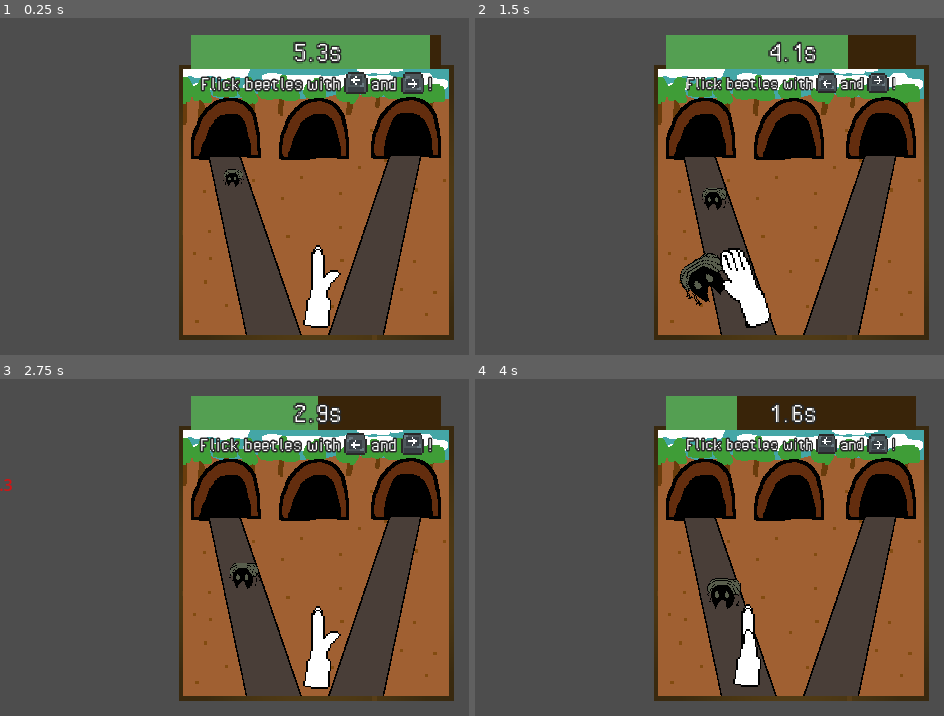
Above: before the commit, frames 1-4 (two rows, left to right).
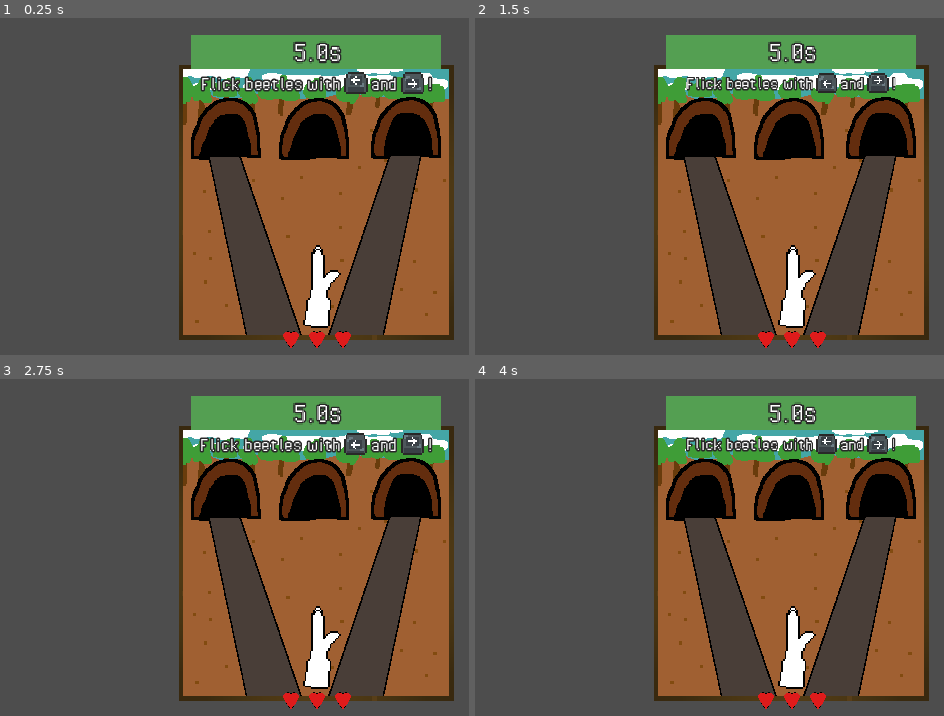
Above: after the commit, the same moments.

Repository: greeeegartur/cgvr-thesis
Game: Godot game, scene res://Scenes/Minigames/Beetle Rush/BeetleRush.tscn
Two runs of this game, one before a commit and one after it. Both use one fixed random seed, a clock stepped at 60 frames per second and the inputs below. This scene is started directly instead of the project's main scene.
Inputs (mouse positions are in pixels of both pictures, inside the frame that each line leads up to):
- Up to frame 1 (0.25 s): no input
- Up to frame 2 (1.5 s): move the mouse to (934, 176) at 0.52 s; hold Right (ui_right) 0.53-1.28 s; hold Z (action) 0.53-1.28 s; move the mouse to (667, 213) at 1.27 s; hold Left (ui_left) from 1.28 s (still down); tap Z (action) at 1.35 s
- Up to frame 3 (2.75 s): move the mouse to (384, 476) at 2.02 s; release Left (ui_left) at 2.03 s; hold Right (ui_right) from 2.03 s (still down); hold Z (action) from 2.03 s (still down)
- Up to frame 4 (4 s): move the mouse to (761, 628) at 2.77 s; release Z (action) at 2.78 s; tap Z (action) at 2.85 s; move the mouse to (outside the picture) at 3.52 s; release Right (ui_right) at 3.53 s; hold Left (ui_left) from 3.53 s (still down); hold Z (action) from 3.53 s (still down)

The runs differ from the first frame. In frame 1, 0.8% of the frame differs, in the area x 47-95%, y 5-98%; in frame 2, 5.7%; in frame 3, 3.3%; in frame 4, 6.4%, in the area x 49-95%, y 5-98%.

Commit message:
Beetle Rush improvements
Added lose condition with health, fixed pacing and made small improvements with despawning beetles

Diff:
--- a/droidream/Scenes/Minigames/Beetle Rush/BeetleRush.tscn
+++ b/droidream/Scenes/Minigames/Beetle Rush/BeetleRush.tscn
@@ -11,6 +11,7 @@
 [ext_resource type="FontFile" uid="uid://b3ktskch5v4g4" path="res://Graphics/Fonts/PixelOperator.ttf" id="10_2x2e5"]
 [ext_resource type="Texture2D" uid="uid://bag5h7g375v1b" path="res://Scenes/Minigames/Beetle Rush/LEFT.png" id="10_7dn3n"]
 [ext_resource type="Texture2D" uid="uid://cf6ba2b82jfas" path="res://Scenes/Minigames/Beetle Rush/RIGHT.png" id="11_w632w"]
+[ext_resource type="Texture2D" uid="uid://drlquwpqjffsc" path="res://Graphics/Placeholders/Minigames/Beetle Rush/health.png" id="12_lm3u6"]
 
 [sub_resource type="Animation" id="Animation_utgyu"]
 length = 0.001
@@ -311,7 +312,7 @@
 rotation = -0.23561946
 
 [node name="Spawn" type="Marker2D" parent="VisualRoot/Lanes/LeftLane"]
-position = Vector2(-6, -162)
+position = Vector2(-7, -162)
 
 [node name="Control" type="Marker2D" parent="VisualRoot/Lanes/LeftLane"]
 
@@ -467,3 +468,25 @@
 &"": SubResource("AnimationLibrary_5bvr3")
 }
 autoplay = "press"
+
+[node name="HealthContainer" type="HBoxContainer" parent="VisualRoot/UI"]
+offset_left = -33.0
+offset_top = 130.0
+offset_right = 2.0
+offset_bottom = 139.0
+scale = Vector2(2, 2)
+
+[node name="1" type="TextureRect" parent="VisualRoot/UI/HealthContainer"]
+layout_mode = 2
+texture = ExtResource("12_lm3u6")
+expand_mode = 3
+
+[node name="2" type="TextureRect" parent="VisualRoot/UI/HealthContainer"]
+layout_mode = 2
+texture = ExtResource("12_lm3u6")
+expand_mode = 3
+
+[node name="3" type="TextureRect" parent="VisualRoot/UI/HealthContainer"]
+layout_mode = 2
+texture = ExtResource("12_lm3u6")
+expand_mode = 3
--- a/droidream/Scripts/Minigames/BeetleRush.gd
+++ b/droidream/Scripts/Minigames/BeetleRush.gd
@@ -19,6 +19,7 @@
 @onready var progress_bar := $VisualRoot/UI/ProgressBar
 @onready var timer_label := $VisualRoot/UI/ProgressBar/Timer
 @onready var hand_anim := $VisualRoot/PlayerHand/AnimationPlayer
+@onready var health_container := $VisualRoot/UI/HealthContainer
 
 # Lane variables
 enum Lane { LEFT, MIDDLE, RIGHT }
@@ -42,18 +43,18 @@
 var current_lane := Lane.MIDDLE # Starts from middle
 var can_move := true
 var hand_cooldown := false
+@export var max_hits := 3
+var hits_taken := 0 # Default
 
 # Constants
 const FLICK_DISTANCE := 80.0
 const DAMAGE := 0.3 # Damage player takes if hurt, TO-DO: change this to consider for defense in the future
 
-# Pause variable
+# Start/Pause variables
+var collision_enabled := false
 var beetles_paused := false
 
 func _ready():
-	# Setting duration of 5.6 seconds (0.6 seconds tween)
-	set_duration(5.6)
-
 	# Progress bar setup
 	progress_bar.max_value = max_duration
 	progress_bar.value = max_duration
@@ -63,9 +64,8 @@
 	beetles_node.z_index = 3
 	hand_anim.animation_finished.connect(_on_hand_anim_finished)
 
-	# Starting minigame
-	start()
-	spawn_loop()
+	# Starting minigame – FOR TESTING INSIDE SCENE, DO NOT TURN ON FOR COMBATMANAGER
+	#play()
 
 func _process(delta):
 	super._process(delta) # for elapsing variable and minigame end condition
@@ -85,6 +85,15 @@
 		try_flick_move("left")
 	elif event.is_action_pressed("ui_right"):
 		try_flick_move("right")
+
+# Overriding base function for collision reading
+func play():
+	await animate_in()
+	# Setting duration of 5 seconds
+	set_duration(5.0)
+	collision_enabled = true
+	start()
+	spawn_loop()
 
 # Moves hand to position and flicks with try_flick
 func try_flick_move(dir: String):
@@ -124,32 +133,42 @@
 	if beetle.flicked:
 		return
 
+	# Stop beetle activity
 	beetle.flicked = true
+	beetle.set_process(false)
+	beetle.reset_animation()
+
+	# Flick direction
 	var dir = Vector2.LEFT if beetle.lane == Lane.LEFT else Vector2.RIGHT
-	var rotation_dir = randf_range(-1, 1)
-
-	beetle.reset_animation()
+	var rotation_dir = -0.8 if beetle.lane == Lane.LEFT else 0.8
+
+	# Tween animation
 	var tween = create_tween()
 	tween.tween_property(beetle, "global_position",
 		beetle.global_position + dir * 40,
 		0.25)
-	tween.parallel().tween_property(beetle, "rotation", rotation_dir, 0.25)
-
+	tween.parallel().tween_property(beetle, "rotation", rotation_dir, randf_range(0.2, 0.3))
+
+	# Individual beetle despawning
 	tween.finished.connect(beetle.despawn)
 
 # Checks if player has collided with a beetle or taken damage
 func check_collisions():
-	if beetles_paused:
+	if beetles_paused or not collision_enabled:
 		return
 
 	for beetle in beetles_node.get_children():
+		# For rotation tween
+		if beetle.flicked:
+			continue
+
 		# Beetle touches player hand
 		if beetle.distance_to_hand(hand) < 33: # in pixels
 			deal_damage()
 			beetle.despawn()
 
 		# Beetle passes
-		elif beetle.global_position.distance_to(lane_data[beetle.lane]["target"]) < 7: # in pixels
+		elif beetle.global_position.distance_to(lane_data[beetle.lane]["target"]) < 7: # in pixels, both set for good feel
 			deal_damage()
 			beetle.despawn()
 
@@ -159,11 +178,17 @@
 		return
 
 	damage_cooldown = true
-	# TO-DO: edit this when defense is considered in future
+	hits_taken += 1
+	# TO-DO: edit the DAMAGE amount when defense is considered in future
 	damage_taken.emit(DAMAGE, hand.global_position)
 	spawn_damage_number(DAMAGE)
 
-	await get_tree().create_timer(0.15).timeout
+	update_health()
+	if hits_taken >= max_hits:
+		end(false)
+		return
+
+	await get_tree().create_timer(0.25).timeout # Damage cooldown
 	damage_cooldown = false
 
 # Spawns combat scene's damage number near the player hand
@@ -172,7 +197,7 @@
 		return
 
 	var dmg_scene = DamageNumberScene.instantiate()
-	dmg_scene.global_position = hand.position
+	dmg_scene.global_position = hand.global_position
 	add_child(dmg_scene)
 	dmg_scene.z_index = 5 # Above player hand
 	dmg_scene.play(damage, false)
@@ -181,12 +206,12 @@
 func spawn_loop():
 	while running:
 		spawn_beetles()
-		await get_tree().create_timer(randf_range(0.7, 1.1)).timeout
+		await get_tree().create_timer(randf_range(0.55, 0.9)).timeout
 
 # Spawns BeetleEntity instantiations in a random amount from 1-3
 func spawn_beetles():
 	var lane = [Lane.LEFT, Lane.RIGHT].pick_random()
-	var count := randi_range(1, 2) # max 2 at once to not overwhelm player (beetle is 1st enemy after all)
+	var count := randi_range(1, 3) # max 3 at once to not overwhelm player (beetle is 1st enemy after all)
 
 	for i in count:
 		spawn_beetle(lane)
@@ -206,6 +231,13 @@
 	var remaining : float = max_duration - elapsed
 	progress_bar.value = remaining
 	timer_label.text = "%.1fs" % max(remaining, 0.0)
+
+# Updates health UI element
+func update_health():
+	for i in range(health_container.get_child_count()):
+		var icon := health_container.get_child(i)
+		icon.visible = i < max_hits
+		icon.modulate = Color("ffffffff") if i + 1 > hits_taken else Color(1.0, 1.0, 1.0, 0.094)
 
 # Hand reset method, including animation
 func _on_hand_anim_finished(anim_name: String):
Binary file added: droidream/Graphics/Placeholders/Minigames/Beetle Rush/health.png
Not shown, added: droidream/Graphics/Placeholders/Minigames/Beetle Rush/health.png.import
Not shown: 1 places in droidream/Scenes/Minigames/Beetle Rush/BeetleRush.tscn that only renumber resources
